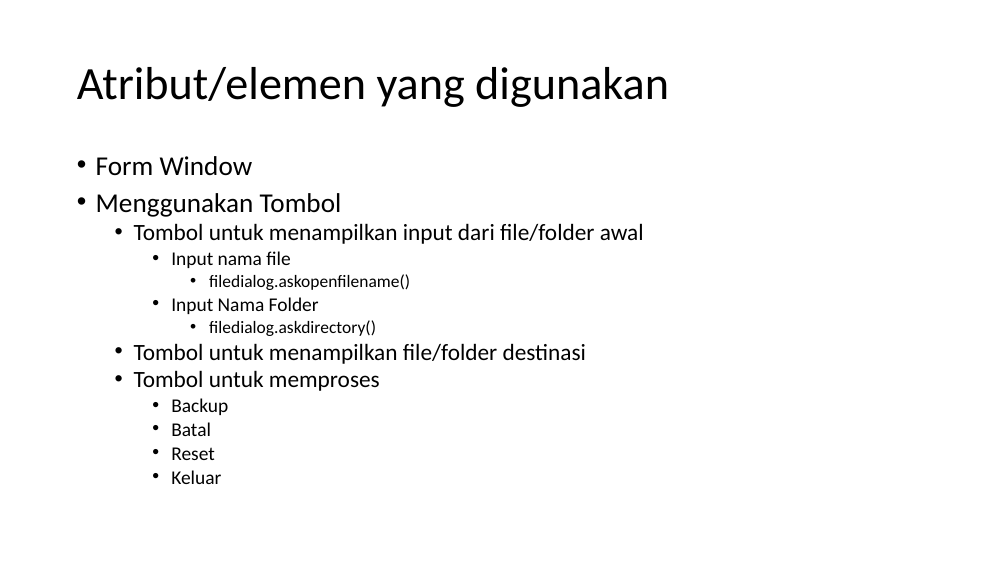
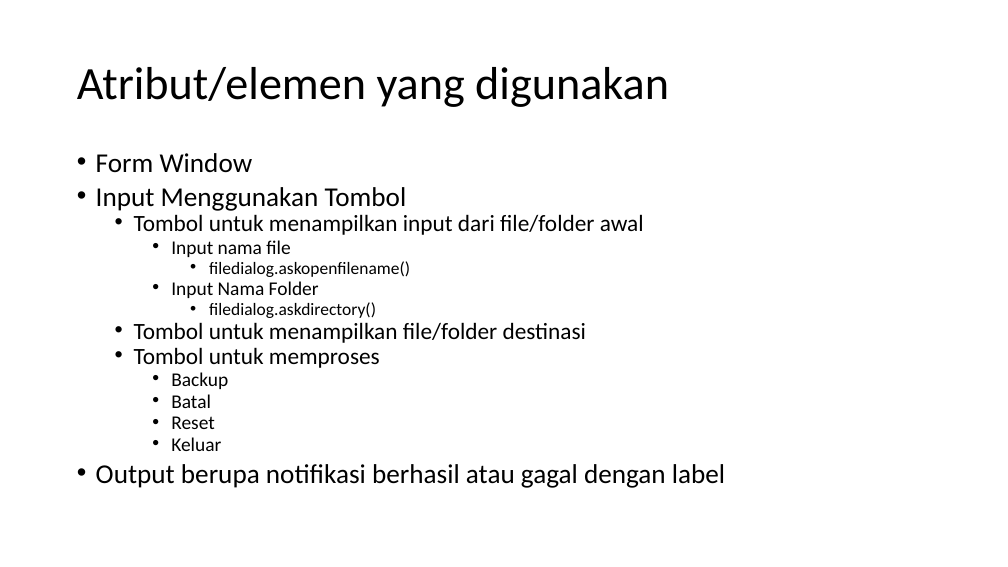
Before and after one commit to skeith/backupr, a slide deck: slide 13 of Aplikasi Backup file atau folder dengan Python-tkinter_baru.pptx (slide 11 before the commit). Drawn at 1008x567 pixels with LibreOffice and Linux fonts; fonts in the diff are those of the drawing. Boxes give left, top, right and bottom in pixels: in the first picture for what was removed or moved away, otherwise in the second. Text is boxed around its words. In the diff, an @@ line names an element or a change of style, - is before the commit and + after.

```diff
--- a/Aplikasi Backup file atau folder dengan Python-tkinter_baru.pptx
+++ b/Aplikasi Backup file atau folder dengan Python-tkinter_baru.pptx
@@ text at box(96, 153, 644, 451): line spacing 0.8 to 0.7 @@
@@ text at box(96, 187, 407, 211): text changed @@
-• Menggunakan Tombol
+• Input Menggunakan Tombol
@@ text at box(96, 464, 725, 488): paragraph added @@
+• Output berupa notifikasi berhasil atau gagal dengan label
```
Also in this commit, not shown: 5 other slides changed, 8 slides added, 1 slide removed.
